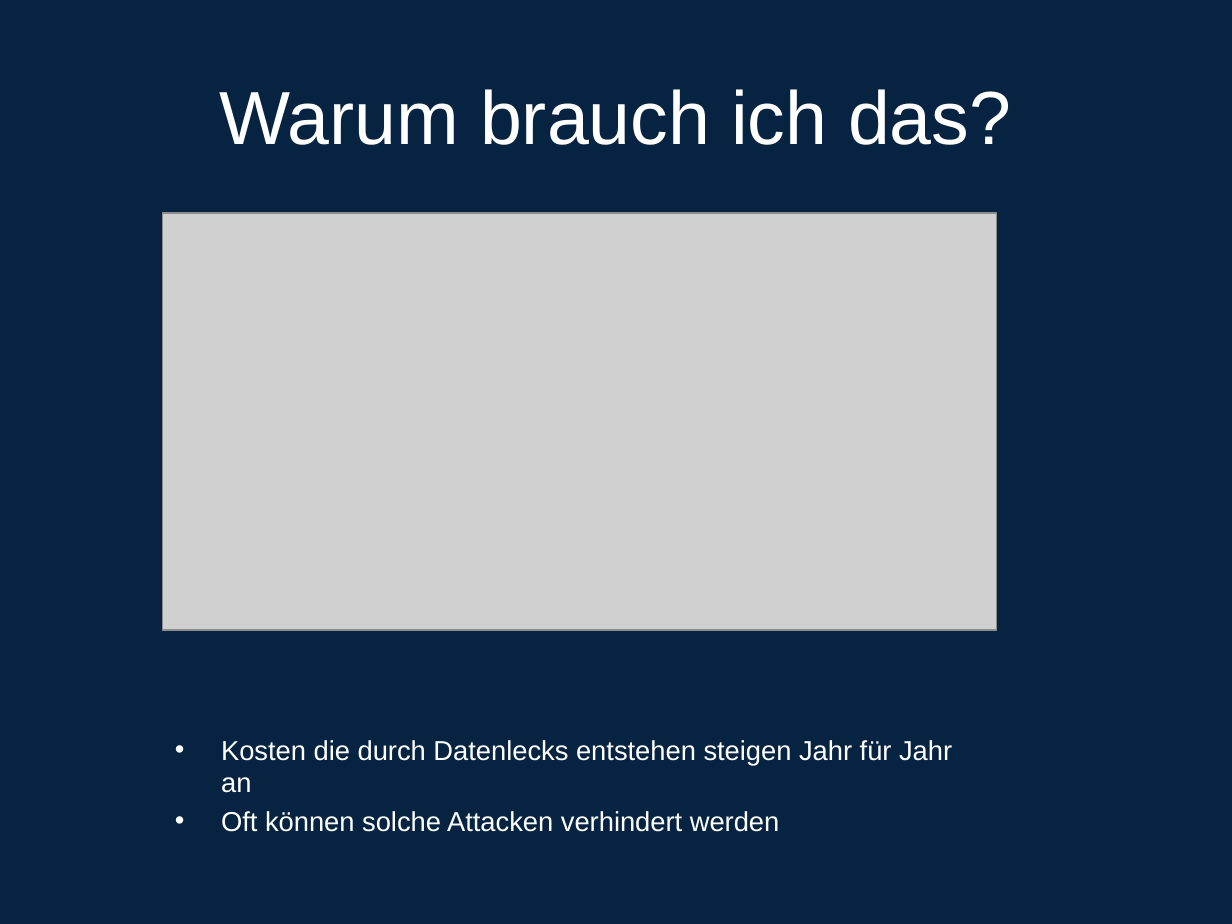
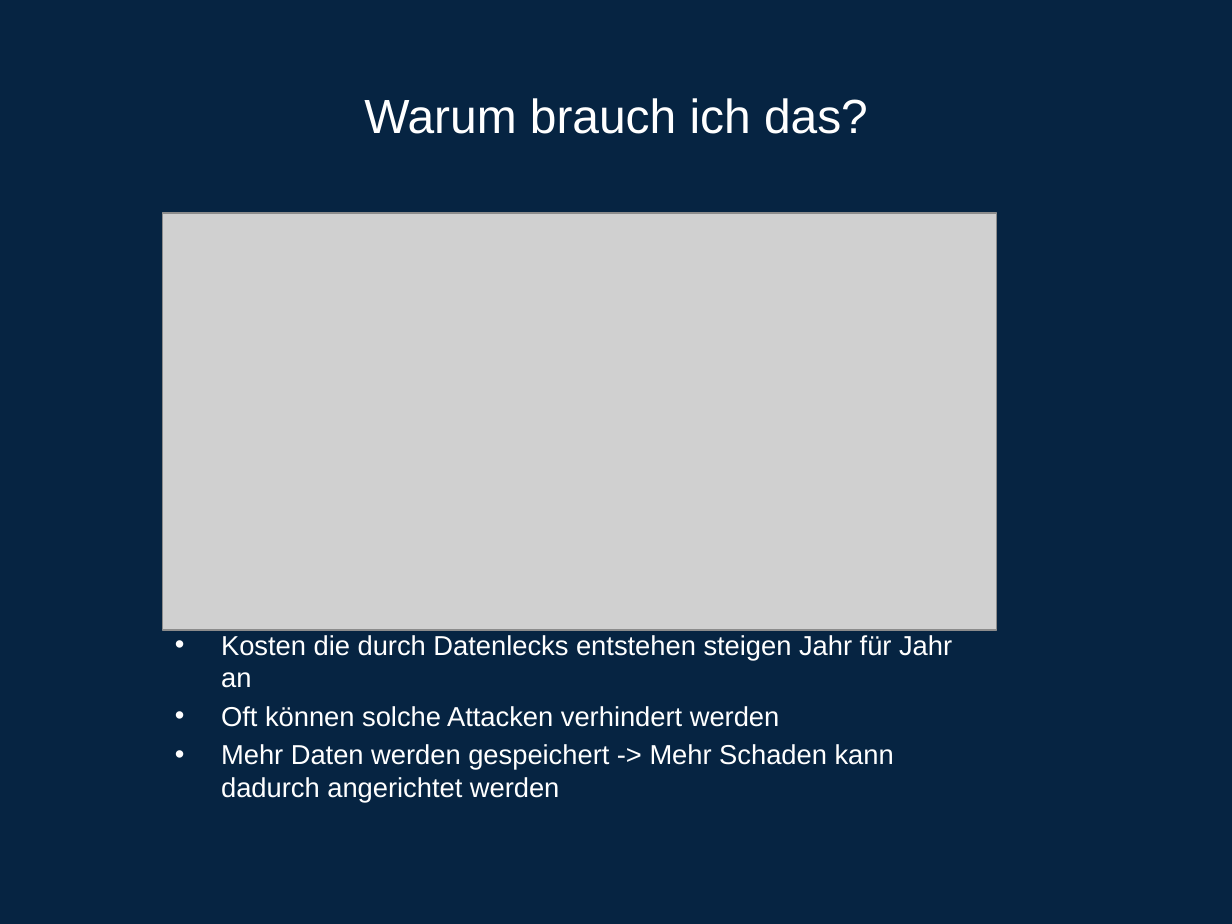
Before and after one commit to TimKossmann/storytelling, a slide deck: slide 1 of Powerpoint.pptx. Drawn at 1232x924 pixels with LibreOffice and Linux fonts; fonts in the diff are those of the drawing; grey boxes stand for pictures. Boxes give left, top, right and bottom in pixels: in the first picture for what was removed or moved away, otherwise in the second. Text is boxed around its words. In the diff, an @@ line names an element or a change of style, - is before the commit and + after.

Commit message:
Update Powerpoint

```diff
--- a/Powerpoint.pptx
+++ b/Powerpoint.pptx
@@ title "Warum brauch ich das?" at bbox=[364, 98, 868, 134]: size 44 to 28 pt @@
@@ text "Kosten die durch Datenlecks entstehen ...": place and size @@
-text "Kosten die durch Datenlecks entstehen ..." at bbox=[221, 740, 952, 832]
+text "Kosten die durch Datenlecks entstehen ..." at bbox=[221, 635, 952, 803]
@@ text at bbox=[221, 744, 894, 803]: paragraph added @@
+• Mehr Daten werden gespeichert -> Mehr Schaden kann dadurch angerichtet werden
```
Also in this commit, not shown: 1 other slide changed, 6 slides added, 14 other files.
